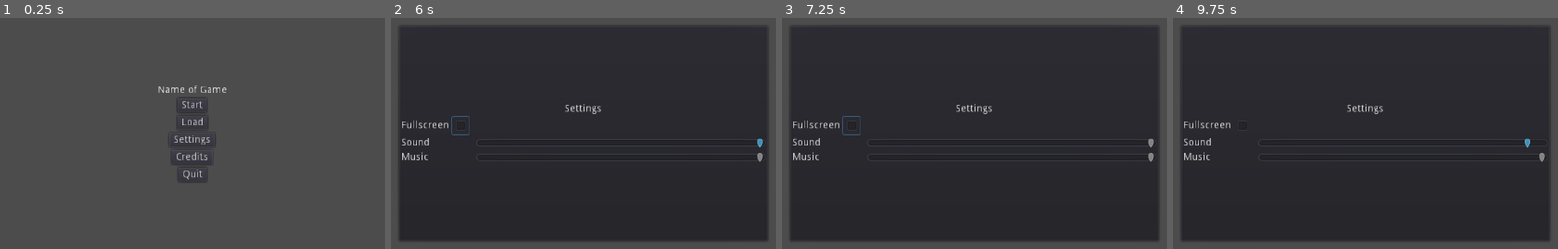
Above: before the commit, frames 1-4 (left to right).
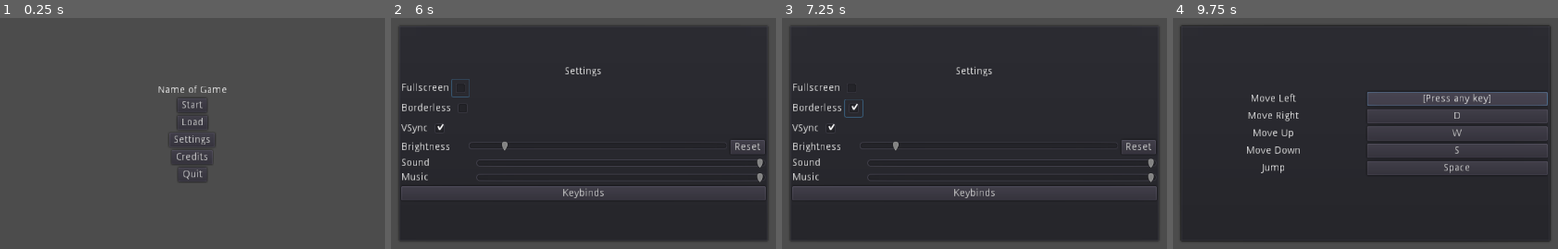
Above: after the commit, the same moments.

Repository: ShatReal/game-jam-template
Game: Godot game, scene res://scenes/title/title.tscn
The game is run twice, just before and just after one commit, with the same random seed, the same clock (stepped at 60 frames per second) and the same inputs.
Inputs (mouse positions are in pixels of both pictures, inside the frame that each line leads up to):
- Up to frame 1 (0.25 s): no input
- Up to frame 2 (6 s): click "Start" at 0.5 s; click "Start" at 1.25 s; click "Load" at 2 s; click "New Slot" at 2.75 s; click "New Slot" at 3.5 s; click "2023/11/14 22:13:26" at 4.25 s; click "2023/11/14 22:13:25" at 5 s; click "Settings" at 5.75 s
- Up to frame 3 (7.25 s): click (855, 108) at 6.52 s
- Up to frame 4 (9.75 s): click (1223, 128) at 7.27 s; click (1531, 147) at 8 s, where only the run after the commit has a clickable "Reset"; click (1365, 193) at 8.75 s, where only the run after the commit has a clickable "Keybinds"; click (1457, 98) at 9.5 s, where only the run after the commit has a clickable "A"

The runs differ from the first frame. In frame 2, 5.7% of the frame differs, in the area x 2-98%, y 20-79%; in frame 3, 5.7%; in frame 4, 7.1%, in the area x 2-98%, y 32-68%.

Commit message:
Add birghtness

Diff:
--- a/default_env.tres
+++ b/default_env.tres
@@ -3,5 +3,7 @@
 [sub_resource type="ProceduralSky" id=1]
 
 [resource]
-background_mode = 2
+background_mode = 4
 background_sky = SubResource( 1 )
+background_canvas_max_layer = 100
+adjustment_enabled = true
--- a/project.godot
+++ b/project.godot
@@ -44,8 +44,10 @@
 
 [autoload]
 
+GlobalEnvironment="*res://scenes/autoloads/environment.tscn"
 Settings="*res://scenes/autoloads/settings.tscn"
 SaveLoad="*res://scenes/autoloads/save_load.tscn"
+Keybinds="*res://scenes/autoloads/keybinds.tscn"
 
 [debug]
 
@@ -60,31 +62,32 @@
 
 move_left={
 "deadzone": 0.5,
-"events": [ Object(InputEventKey,"resource_local_to_scene":false,"resource_name":"","device":0,"alt":false,"shift":false,"control":false,"meta":false,"command":false,"pressed":false,"scancode":0,"physical_scancode":65,"unicode":0,"echo":false,"script":null)
-, Object(InputEventKey,"resource_local_to_scene":false,"resource_name":"","device":0,"alt":false,"shift":false,"control":false,"meta":false,"command":false,"pressed":false,"scancode":0,"physical_scancode":16777231,"unicode":0,"echo":false,"script":null)
+"events": [ Object(InputEventKey,"resource_local_to_scene":false,"resource_name":"","device":0,"alt":false,"shift":false,"control":false,"meta":false,"command":false,"pressed":false,"scancode":65,"physical_scancode":0,"unicode":0,"echo":false,"script":null)
  ]
 }
 move_right={
 "deadzone": 0.5,
-"events": [ Object(InputEventKey,"resource_local_to_scene":false,"resource_name":"","device":0,"alt":false,"shift":false,"control":false,"meta":false,"command":false,"pressed":false,"scancode":0,"physical_scancode":68,"unicode":0,"echo":false,"script":null)
-, Object(InputEventKey,"resource_local_to_scene":false,"resource_name":"","device":0,"alt":false,"shift":false,"control":false,"meta":false,"command":false,"pressed":false,"scancode":0,"physical_scancode":16777233,"unicode":0,"echo":false,"script":null)
+"events": [ Object(InputEventKey,"resource_local_to_scene":false,"resource_name":"","device":0,"alt":false,"shift":false,"control":false,"meta":false,"command":false,"pressed":false,"scancode":68,"physical_scancode":0,"unicode":0,"echo":false,"script":null)
  ]
 }
 move_up={
 "deadzone": 0.5,
-"events": [ Object(InputEventKey,"resource_local_to_scene":false,"resource_name":"","device":0,"alt":false,"shift":false,"control":false,"meta":false,"command":false,"pressed":false,"scancode":0,"physical_scancode":87,"unicode":0,"echo":false,"script":null)
-, Object(InputEventKey,"resource_local_to_scene":false,"resource_name":"","device":0,"alt":false,"shift":false,"control":false,"meta":false,"command":false,"pressed":false,"scancode":0,"physical_scancode":16777232,"unicode":0,"echo":false,"script":null)
+"events": [ Object(InputEventKey,"resource_local_to_scene":false,"resource_name":"","device":0,"alt":false,"shift":false,"control":false,"meta":false,"command":false,"pressed":false,"scancode":87,"physical_scancode":0,"unicode":0,"echo":false,"script":null)
  ]
 }
 move_down={
 "deadzone": 0.5,
-"events": [ Object(InputEventKey,"resource_local_to_scene":false,"resource_name":"","device":0,"alt":false,"shift":false,"control":false,"meta":false,"command":false,"pressed":false,"scancode":0,"physical_scancode":83,"unicode":0,"echo":false,"script":null)
-, Object(InputEventKey,"resource_local_to_scene":false,"resource_name":"","device":0,"alt":false,"shift":false,"control":false,"meta":false,"command":false,"pressed":false,"scancode":0,"physical_scancode":16777234,"unicode":0,"echo":false,"script":null)
+"events": [ Object(InputEventKey,"resource_local_to_scene":false,"resource_name":"","device":0,"alt":false,"shift":false,"control":false,"meta":false,"command":false,"pressed":false,"scancode":83,"physical_scancode":0,"unicode":0,"echo":false,"script":null)
  ]
 }
 jump={
 "deadzone": 0.5,
-"events": [ Object(InputEventKey,"resource_local_to_scene":false,"resource_name":"","device":0,"alt":false,"shift":false,"control":false,"meta":false,"command":false,"pressed":false,"scancode":0,"physical_scancode":32,"unicode":0,"echo":false,"script":null)
+"events": [ Object(InputEventKey,"resource_local_to_scene":false,"resource_name":"","device":0,"alt":false,"shift":false,"control":false,"meta":false,"command":false,"pressed":false,"scancode":32,"physical_scancode":0,"unicode":0,"echo":false,"script":null)
+ ]
+}
+left_click={
+"deadzone": 0.5,
+"events": [ Object(InputEventMouseButton,"resource_local_to_scene":false,"resource_name":"","device":-1,"alt":false,"shift":false,"control":false,"meta":false,"command":false,"button_mask":0,"position":Vector2( 0, 0 ),"global_position":Vector2( 0, 0 ),"factor":1.0,"button_index":1,"pressed":false,"doubleclick":false,"script":null)
  ]
 }
 
--- a/scenes/3d/actors/player/camera_arm.gd
+++ b/scenes/3d/actors/player/camera_arm.gd
@@ -10,8 +10,12 @@
 
 
 func _unhandled_input(event: InputEvent) -> void:
-	if event is InputEventMouseMotion:
+	if event is InputEventMouseMotion and Input.get_mouse_mode() == Input.MOUSE_MODE_CAPTURED:
 		rotation.x -= event.relative.y * mouse_sensitivity
 		rotation.x = clamp(rotation.x, -PI/2, PI/6)
 		rotation.y -= event.relative.x * mouse_sensitivity
 		rotation.y = wrapf(rotation.y, 0, 2*PI)
+	elif event.is_action_pressed("ui_cancel") and Input.get_mouse_mode() == Input.MOUSE_MODE_CAPTURED:
+		Input.set_mouse_mode(Input.MOUSE_MODE_VISIBLE)
+	elif event.is_action_pressed("left_click") and not Input.get_mouse_mode() == Input.MOUSE_MODE_CAPTURED:
+		Input.set_mouse_mode(Input.MOUSE_MODE_CAPTURED)
--- /dev/null
+++ b/scenes/autoloads/environment.tscn
@@ -0,0 +1,6 @@
+[gd_scene load_steps=2 format=2]
+
+[ext_resource path="res://default_env.tres" type="Environment" id=1]
+
+[node name="Environment" type="WorldEnvironment"]
+environment = ExtResource( 1 )
--- /dev/null
+++ b/scenes/autoloads/keybinds.gd
@@ -0,0 +1,69 @@
+extends CanvasLayer
+
+
+const PATH := "user://keybinds.ini"
+
+var config: ConfigFile
+var waiting_for_input := false
+var previous_event: String
+var current_button: Button
+var current_action: String
+
+onready var move_left := $PopupPanel/ScrollContainer/VBoxContainer/HBoxContainer/MoveLeft
+onready var move_right := $PopupPanel/ScrollContainer/VBoxContainer/HBoxContainer2/MoveRight
+onready var move_up := $PopupPanel/ScrollContainer/VBoxContainer/HBoxContainer3/MoveUp
+onready var move_down := $PopupPanel/ScrollContainer/VBoxContainer/HBoxContainer4/MoveDown
+onready var jump := $PopupPanel/ScrollContainer/VBoxContainer/HBoxContainer5/Jump
+
+
+func _ready() -> void:
+	set_process_unhandled_key_input(false)
+	config = ConfigFile.new()
+	if config.load(PATH) == OK:
+		for action in ["move_left", "move_right", "move_up", "move_down", "jump"]:
+			load_keybind(action, "movement")
+	else:
+		for action in ["move_left", "move_right", "move_up", "move_down", "jump"]:
+			get(action).text = InputMap.get_action_list(action)[0].as_text()
+			get(action).connect("pressed", self, "on_button_pressed", [get(action), action])
+
+
+func load_keybind(action: String, section: String) -> void:
+	var event = config.get_value(section, action, false)
+	if event is InputEventKey:
+		InputMap.action_erase_events(action)
+		InputMap.action_add_event(action, event)
+	get(action).text = InputMap.get_action_list(action)[0].as_text()
+	get(action).connect("pressed", self, "on_button_pressed", [get(action), action])
+
+
+func _unhandled_key_input(event: InputEventKey) -> void:
+	if current_button and current_action:
+		InputMap.action_erase_events(current_action)
+		InputMap.action_add_event(current_action, event)
+		set_process_unhandled_key_input(false)
+		current_button.text = event.as_text()
+		waiting_for_input = false
+		config.set_value("movement", current_action, event)
+		config.save(PATH)
+
+
+func show_keybinds() -> void:
+	$PopupPanel.popup_centered()
+
+
+func on_button_pressed(b: Button, action: String) -> void:
+	if waiting_for_input:
+		current_button.text = previous_event
+	previous_event = b.text
+	b.text = "[Press any key]"
+	current_button = b
+	current_action = action
+	set_process_unhandled_key_input(true)
+	waiting_for_input = true
+
+
+func _on_PopupPanel_popup_hide() -> void:
+	if waiting_for_input:
+		set_process_unhandled_key_input(false)
+		current_button.text = previous_event
--- /dev/null
+++ b/scenes/autoloads/keybinds.tscn
@@ -0,0 +1,145 @@
+[gd_scene load_steps=2 format=2]
+
+[ext_resource path="res://scenes/autoloads/keybinds.gd" type="Script" id=1]
+
+[node name="Keybinds" type="CanvasLayer"]
+pause_mode = 2
+script = ExtResource( 1 )
+
+[node name="PopupPanel" type="PopupPanel" parent="."]
+visible = true
+anchor_left = 0.5
+anchor_top = 0.5
+anchor_right = 0.5
+anchor_bottom = 0.5
+margin_left = -256.0
+margin_top = -150.0
+margin_right = 256.0
+margin_bottom = 150.0
+rect_min_size = Vector2( 512, 300 )
+__meta__ = {
+"_edit_lock_": true
+}
+
+[node name="ScrollContainer" type="ScrollContainer" parent="PopupPanel"]
+anchor_right = 1.0
+anchor_bottom = 1.0
+margin_left = 4.0
+margin_top = 4.0
+margin_right = -4.0
+margin_bottom = -4.0
+__meta__ = {
+"_edit_lock_": true
+}
+
+[node name="VBoxContainer" type="VBoxContainer" parent="PopupPanel/ScrollContainer"]
+margin_right = 504.0
+margin_bottom = 292.0
+size_flags_horizontal = 3
+size_flags_vertical = 3
+alignment = 1
+__meta__ = {
+"_edit_lock_": true
+}
+
+[node name="HBoxContainer" type="HBoxContainer" parent="PopupPanel/ScrollContainer/VBoxContainer"]
+margin_top = 88.0
+margin_right = 504.0
+margin_bottom = 108.0
+
+[node name="Label" type="Label" parent="PopupPanel/ScrollContainer/VBoxContainer/HBoxContainer"]
+margin_top = 3.0
+margin_right = 250.0
+margin_bottom = 17.0
+size_flags_horizontal = 3
+text = "Move Left"
+align = 1
+
+[node name="MoveLeft" type="Button" parent="PopupPanel/ScrollContainer/VBoxContainer/HBoxContainer"]
+margin_left = 254.0
+margin_right = 504.0
+margin_bottom = 20.0
+size_flags_horizontal = 3
+text = "A"
+
+[node name="HBoxContainer2" type="HBoxContainer" parent="PopupPanel/ScrollContainer/VBoxContainer"]
+margin_top = 112.0
+margin_right = 504.0
+margin_bottom = 132.0
+
+[node name="Label" type="Label" parent="PopupPanel/ScrollContainer/VBoxContainer/HBoxContainer2"]
+margin_top = 3.0
+margin_right = 250.0
+margin_bottom = 17.0
+size_flags_horizontal = 3
+text = "Move Right"
+align = 1
+
+[node name="MoveRight" type="Button" parent="PopupPanel/ScrollContainer/VBoxContainer/HBoxContainer2"]
+margin_left = 254.0
+margin_right = 504.0
+margin_bottom = 20.0
+size_flags_horizontal = 3
+text = "D"
+
+[node name="HBoxContainer3" type="HBoxContainer" parent="PopupPanel/ScrollContainer/VBoxContainer"]
+margin_top = 136.0
+margin_right = 504.0
+margin_bottom = 156.0
+
+[node name="Label" type="Label" parent="PopupPanel/ScrollContainer/VBoxContainer/HBoxContainer3"]
+margin_top = 3.0
+margin_right = 250.0
+margin_bottom = 17.0
+size_flags_horizontal = 3
+text = "Move Up"
+align = 1
+
+[node name="MoveUp" type="Button" parent="PopupPanel/ScrollContainer/VBoxContainer/HBoxContainer3"]
+margin_left = 254.0
+margin_right = 504.0
+margin_bottom = 20.0
+size_flags_horizontal = 3
+text = "W"
+
+[node name="HBoxContainer4" type="HBoxContainer" parent="PopupPanel/ScrollContainer/VBoxContainer"]
+margin_top = 160.0
+margin_right = 504.0
+margin_bottom = 180.0
+
+[node name="Label" type="Label" parent="PopupPanel/ScrollContainer/VBoxContainer/HBoxContainer4"]
+margin_top = 3.0
+margin_right = 250.0
+margin_bottom = 17.0
+size_flags_horizontal = 3
+text = "Move Down"
+align = 1
+
+[node name="MoveDown" type="Button" parent="PopupPanel/ScrollContainer/VBoxContainer/HBoxContainer4"]
+margin_left = 254.0
+margin_right = 504.0
+margin_bottom = 20.0
+size_flags_horizontal = 3
+text = "S"
+
+[node name="HBoxContainer5" type="HBoxContainer" parent="PopupPanel/ScrollContainer/VBoxContainer"]
+margin_top = 184.0
+margin_right = 504.0
+margin_bottom = 204.0
+
+[node name="Label" type="Label" parent="PopupPanel/ScrollContainer/VBoxContainer/HBoxContainer5"]
+margin_top = 3.0
+margin_right = 250.0
+margin_bottom = 17.0
+size_flags_horizontal = 3
+text = "Jump"
+align = 1
+
+[node name="Jump" type="Button" parent="PopupPanel/ScrollContainer/VBoxContainer/HBoxContainer5"]
+margin_left = 254.0
+margin_right = 504.0
+margin_bottom = 20.0
+size_flags_horizontal = 3
+text = "Space"
+
+[connection signal="popup_hide" from="PopupPanel" to="." method="_on_PopupPanel_popup_hide"]
--- a/scenes/autoloads/save_load.tscn
+++ b/scenes/autoloads/save_load.tscn
@@ -24,34 +24,38 @@
 [node name="VBoxContainer" type="VBoxContainer" parent="PopupPanel"]
 anchor_right = 1.0
 anchor_bottom = 1.0
+margin_left = 4.0
+margin_top = 4.0
+margin_right = -4.0
+margin_bottom = -4.0
 __meta__ = {
 "_edit_lock_": true
 }
 
 [node name="New" type="Button" parent="PopupPanel/VBoxContainer"]
-margin_right = 512.0
+margin_right = 504.0
 margin_bottom = 20.0
 text = "New Slot"
 
 [node name="ScrollContainer" type="ScrollContainer" parent="PopupPanel/VBoxContainer"]
 margin_top = 24.0
-margin_right = 512.0
-margin_bottom = 276.0
+margin_right = 504.0
+margin_bottom = 268.0
 size_flags_vertical = 3
 
 [node name="VBoxContainer" type="VBoxContainer" parent="PopupPanel/VBoxContainer/ScrollContainer"]
-margin_right = 512.0
-margin_bottom = 252.0
+margin_right = 504.0
+margin_bottom = 244.0
 size_flags_horizontal = 3
 size_flags_vertical = 3
 
 [node name="Slots" type="VBoxContainer" parent="PopupPanel/VBoxContainer/ScrollContainer/VBoxContainer"]
-margin_right = 512.0
+margin_right = 504.0
 
 [node name="Clear" type="Button" parent="PopupPanel/VBoxContainer"]
-margin_top = 280.0
-margin_right = 512.0
-margin_bottom = 300.0
+margin_top = 272.0
+margin_right = 504.0
+margin_bottom = 292.0
 text = "Clear All"
 
 [connection signal="popup_hide" from="PopupPanel" to="." method="_on_PopupPanel_popup_hide"]
--- a/scenes/autoloads/settings.gd
+++ b/scenes/autoloads/settings.gd
@@ -7,6 +7,8 @@
 
 
 func _ready() -> void:
+	$PopupPanel/VBoxContainer/HBoxContainer4.visible = not OS.get_name() == "HTML5"
+	$PopupPanel/VBoxContainer/HBoxContainer6.visible = not OS.get_name() == "HTML5"
 	config = ConfigFile.new()
 	if config.load(PATH) == OK:
 		var fullscreen = config.get_value("display", "fullscreen", false)
@@ -15,6 +17,24 @@
 			$PopupPanel/VBoxContainer/HBoxContainer/Fullscreen.pressed = fullscreen
 		else:
 			config.set_value("display", "fullscreen", false)
+		var borderless = config.get_value("display", "borderless", false)
+		if borderless is bool:
+			OS.window_borderless = borderless
+			$PopupPanel/VBoxContainer/HBoxContainer4/Borderless.pressed = borderless
+		else:
+			config.set_value("display", "borderless", false)
+		var vsync = config.get_value("display", "vsync", true)
+		if vsync is bool:
+			OS.vsync_enabled = vsync
+			$PopupPanel/VBoxContainer/HBoxContainer6/VSync.pressed = vsync
+		else:
+			config.set_value("display", "vsync", true)
+		var brightness = config.get_value("display", "brightness", 1.0)
+		if brightness is float:
+			GlobalEnvironment.environment.adjustment_brightness = brightness
+			$PopupPanel/VBoxContainer/HBoxContainer5/Brightness.value = brightness
+		else:
+			config.set_value("display", "brightness", 1.0)
 		var sound = config.get_value("audio", "sound", 1.0)
 		if sound is float:
 			AudioServer.set_bus_volume_db(AudioServer.get_bus_index("Sound"), linear2db(sound))
@@ -55,3 +75,30 @@
 	AudioServer.set_bus_volume_db(AudioServer.get_bus_index("Music"), linear2db(value))
 	config.set_value("audio", "music", value)
 	config.save(PATH)
+
+
+func _on_Keybinds_pressed() -> void:
+	Keybinds.show_keybinds()
+
+
+func _on_Borderless_toggled(button_pressed: bool) -> void:
+	OS.window_borderless = button_pressed
+	config.set_value("display", "borderless", button_pressed)
+	config.save(PATH)
+
+
+func _on_Brightness_value_changed(value: float) -> void:
+	GlobalEnvironment.environment.adjustment_brightness = value
+	config.set_value("display", "brightness", value)
+	config.save(PATH)
+
+
+func _on_BrightnessReset_pressed() -> void:
+	$PopupPanel/VBoxContainer/HBoxContainer5/Brightness.value = 1.0
+	_on_Brightness_value_changed(1.0)
+
+
+func _on_VSync_toggled(button_pressed: bool) -> void:
+	OS.vsync_enabled = button_pressed
+	config.set_value("display", "vsync", button_pressed)
+	config.save(PATH)
--- a/scenes/autoloads/settings.tscn
+++ b/scenes/autoloads/settings.tscn
@@ -34,16 +34,16 @@
 }
 
 [node name="Label" type="Label" parent="PopupPanel/VBoxContainer"]
-margin_top = 105.0
+margin_top = 53.0
 margin_right = 504.0
-margin_bottom = 119.0
+margin_bottom = 67.0
 text = "Settings"
 align = 1
 
 [node name="HBoxContainer" type="HBoxContainer" parent="PopupPanel/VBoxContainer"]
-margin_top = 123.0
+margin_top = 71.0
 margin_right = 504.0
-margin_bottom = 147.0
+margin_bottom = 95.0
 
 [node name="Label" type="Label" parent="PopupPanel/VBoxContainer/HBoxContainer"]
 margin_top = 5.0
@@ -56,10 +56,71 @@
 margin_right = 94.0
 margin_bottom = 24.0
 
+[node name="HBoxContainer4" type="HBoxContainer" parent="PopupPanel/VBoxContainer"]
+margin_top = 99.0
+margin_right = 504.0
+margin_bottom = 123.0
+
+[node name="Label" type="Label" parent="PopupPanel/VBoxContainer/HBoxContainer4"]
+margin_top = 5.0
+margin_right = 69.0
+margin_bottom = 19.0
+text = "Borderless"
+
+[node name="Borderless" type="CheckBox" parent="PopupPanel/VBoxContainer/HBoxContainer4"]
+margin_left = 73.0
+margin_right = 97.0
+margin_bottom = 24.0
+
+[node name="HBoxContainer6" type="HBoxContainer" parent="PopupPanel/VBoxContainer"]
+margin_top = 127.0
+margin_right = 504.0
+margin_bottom = 151.0
+
+[node name="Label" type="Label" parent="PopupPanel/VBoxContainer/HBoxContainer6"]
+margin_top = 5.0
+margin_right = 37.0
+margin_bottom = 19.0
+text = "VSync"
+
+[node name="VSync" type="CheckBox" parent="PopupPanel/VBoxContainer/HBoxContainer6"]
+margin_left = 41.0
+margin_right = 65.0
+margin_bottom = 24.0
+pressed = true
+
+[node name="HBoxContainer5" type="HBoxContainer" parent="PopupPanel/VBoxContainer"]
+margin_top = 155.0
+margin_right = 504.0
+margin_bottom = 175.0
+
+[node name="Label" type="Label" parent="PopupPanel/VBoxContainer/HBoxContainer5"]
+margin_top = 3.0
+margin_right = 89.0
+margin_bottom = 17.0
+size_flags_horizontal = 3
+text = "Brightness"
+
+[node name="Brightness" type="HSlider" parent="PopupPanel/VBoxContainer/HBoxContainer5"]
+margin_left = 93.0
+margin_right = 451.0
+margin_bottom = 16.0
+size_flags_horizontal = 3
+size_flags_stretch_ratio = 4.0
+max_value = 8.0
+step = 0.01
+value = 1.0
+
+[node name="BrightnessReset" type="Button" parent="PopupPanel/VBoxContainer/HBoxContainer5"]
+margin_left = 455.0
+margin_right = 503.0
+margin_bottom = 20.0
+text = "Reset"
+
 [node name="HBoxContainer2" type="HBoxContainer" parent="PopupPanel/VBoxContainer"]
-margin_top = 151.0
+margin_top = 179.0
 margin_right = 504.0
-margin_bottom = 167.0
+margin_bottom = 195.0
 
 [node name="Label" type="Label" parent="PopupPanel/VBoxContainer/HBoxContainer2"]
 margin_top = 1.0
@@ -79,9 +140,9 @@
 value = 1.0
 
 [node name="HBoxContainer3" type="HBoxContainer" parent="PopupPanel/VBoxContainer"]
-margin_top = 171.0
+margin_top = 199.0
 margin_right = 504.0
-margin_bottom = 187.0
+margin_bottom = 215.0
 
 [node name="Label" type="Label" parent="PopupPanel/VBoxContainer/HBoxContainer3"]
 margin_top = 1.0
@@ -100,7 +161,18 @@
 step = 0.01
 value = 1.0
 
+[node name="Keybinds" type="Button" parent="PopupPanel/VBoxContainer"]
+margin_top = 219.0
+margin_right = 504.0
+margin_bottom = 239.0
+text = "Keybinds"
+
 [connection signal="popup_hide" from="PopupPanel" to="." method="_on_PopupPanel_popup_hide"]
 [connection signal="toggled" from="PopupPanel/VBoxContainer/HBoxContainer/Fullscreen" to="." method="_on_Fullscreen_toggled"]
+[connection signal="toggled" from="PopupPanel/VBoxContainer/HBoxContainer4/Borderless" to="." method="_on_Borderless_toggled"]
+[connection signal="toggled" from="PopupPanel/VBoxContainer/HBoxContainer6/VSync" to="." method="_on_VSync_toggled"]
+[connection signal="value_changed" from="PopupPanel/VBoxContainer/HBoxContainer5/Brightness" to="." method="_on_Brightness_value_changed"]
+[connection signal="pressed" from="PopupPanel/VBoxContainer/HBoxContainer5/BrightnessReset" to="." method="_on_BrightnessReset_pressed"]
 [connection signal="value_changed" from="PopupPanel/VBoxContainer/HBoxContainer2/Sound" to="." method="_on_Sound_value_changed"]
 [connection signal="value_changed" from="PopupPanel/VBoxContainer/HBoxContainer3/Music" to="." method="_on_Music_value_changed"]
+[connection signal="pressed" from="PopupPanel/VBoxContainer/Keybinds" to="." method="_on_Keybinds_pressed"]
--- a/scenes/title/title.tscn
+++ b/scenes/title/title.tscn
@@ -87,8 +87,10 @@
 margin_right = -4.0
 margin_bottom = -4.0
 bbcode_enabled = true
-bbcode_text = "[center]Made with [url=https://godotengine.org/]Godot 3.4.4[/url][/center]"
-text = "Made with Godot 3.4.4"
+bbcode_text = "[center]Made with [url=https://godotengine.org/]Godot 3.4.4[/url]
+Programmed by Exuin[/center]"
+text = "Made with Godot 3.4.4
+Programmed by Exuin"
 __meta__ = {
 "_edit_lock_": true
 }
Not shown, changed: .gitignore
